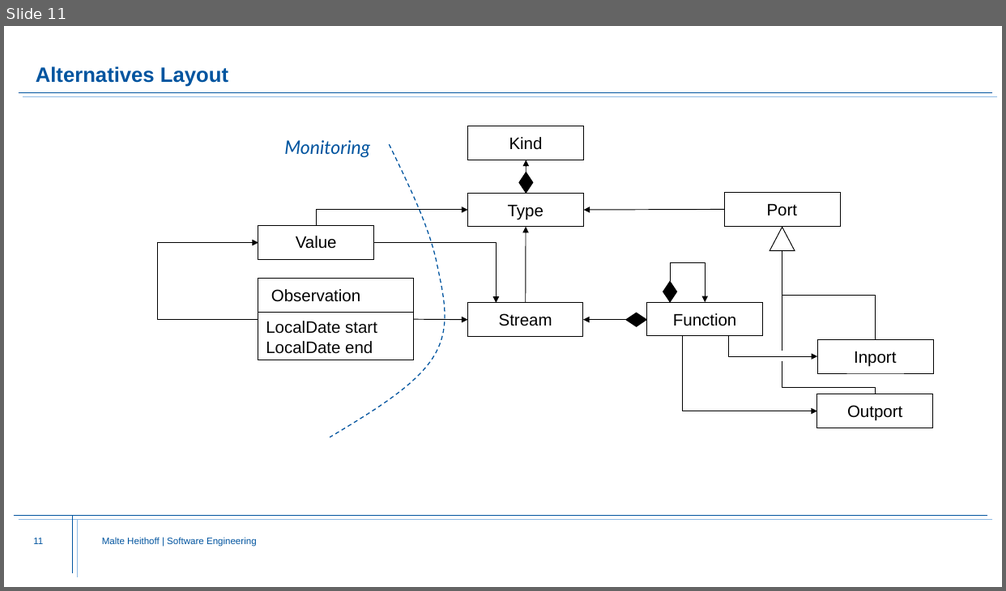
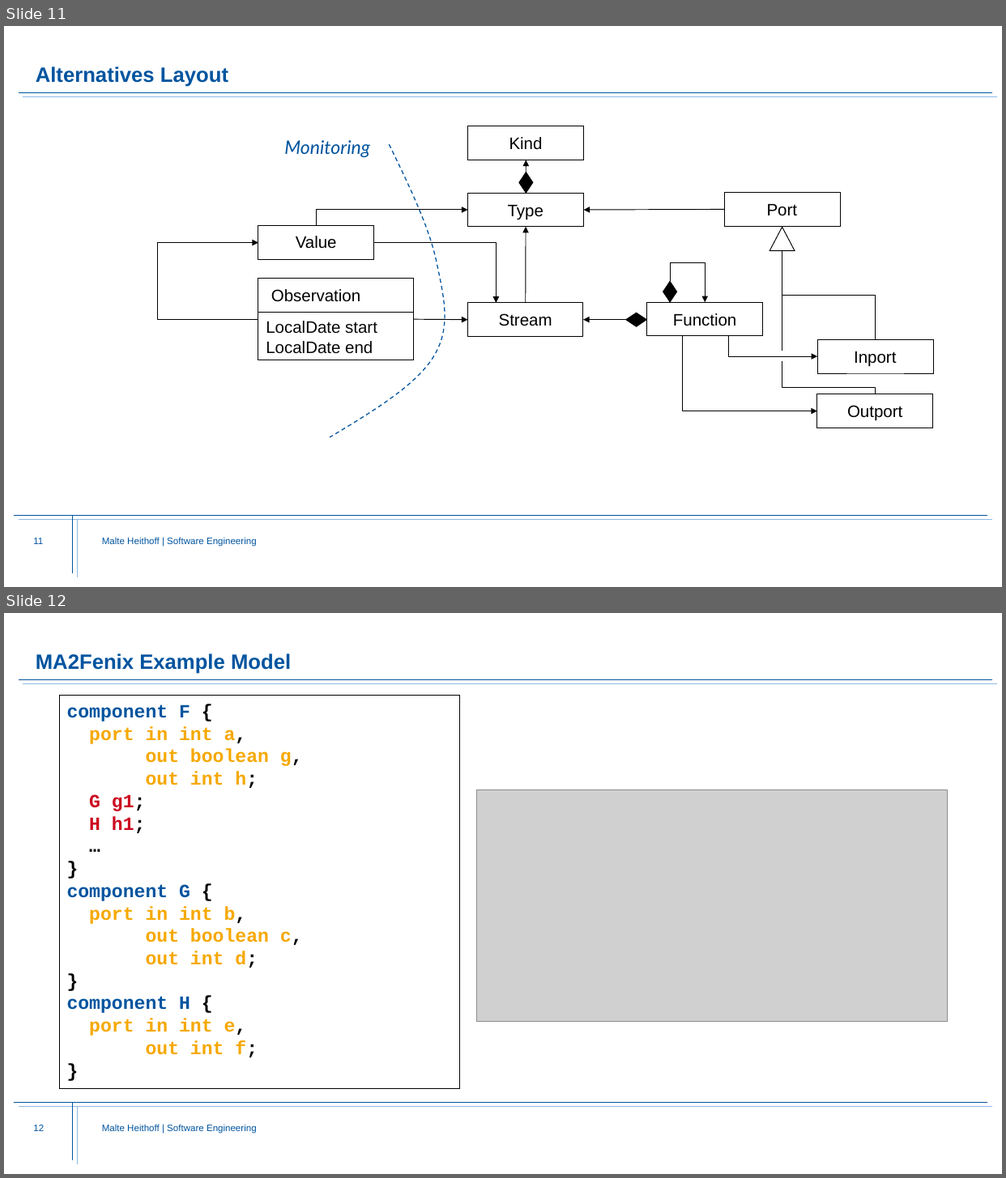
Before and after one commit to Fishi2402/montigem, a slide deck: products/syse_functions/doc/FunctionStructure.Explanation.pptx. Shown one above the other, each under a label of ours: slide 11 before the commit, slides 11 and 12 after it. The pictures are 1006x591 and 1006x1178 pixels, drawn with LibreOffice and Linux fonts; fonts in the diff are those of the drawing; grey boxes stand for pictures; background and template pictures are left out. Boxes give left, top, right and bottom in pixels: in the first picture for what was removed or moved away, otherwise in the second. Text is boxed around its words. In the diff, an @@ line names an element or a change of style, - is before the commit and + after.

```diff
--- a/products/syse_functions/doc/FunctionStructure.Explanation.pptx
+++ b/products/syse_functions/doc/FunctionStructure.Explanation.pptx
@@ slide 12 added at (x1=4, y1=613, x2=1002, y2=1174), background #FFFFFF; not listed: 8 template elements that a slide beside it also shows @@
@@ title added at (x1=36, y1=653, x2=291, y2=674), 20 pt, text #00549F, bold @@
+MA2Fenix Example Model
@@ rectangle added at (x1=59, y1=696, x2=459, y2=1088), outline #000000 0.75 pt, 18 pt, text #F6A800, bold @@
+component F {
+port in int a,
+out boolean g,
+out int h;
+G g1;
+H h1;
+…
+}
+component G {
+port in int b,
+out boolean c,
+out int d;
+}
+component H {
+port in int e,
+out int f;
+}
@@ picture added at (x1=477, y1=790, x2=948, y2=1022) @@
```
Also in this commit, not shown: 4 other slides added, 1 other file.
